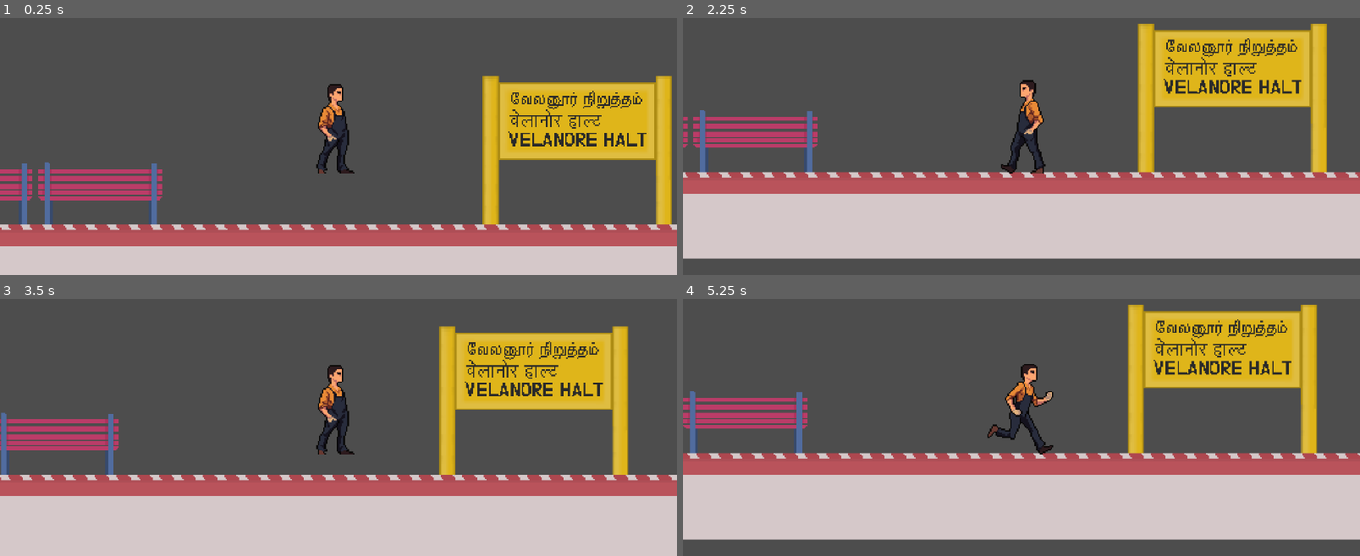
Above: before the commit, frames 1-4 (two rows, left to right).
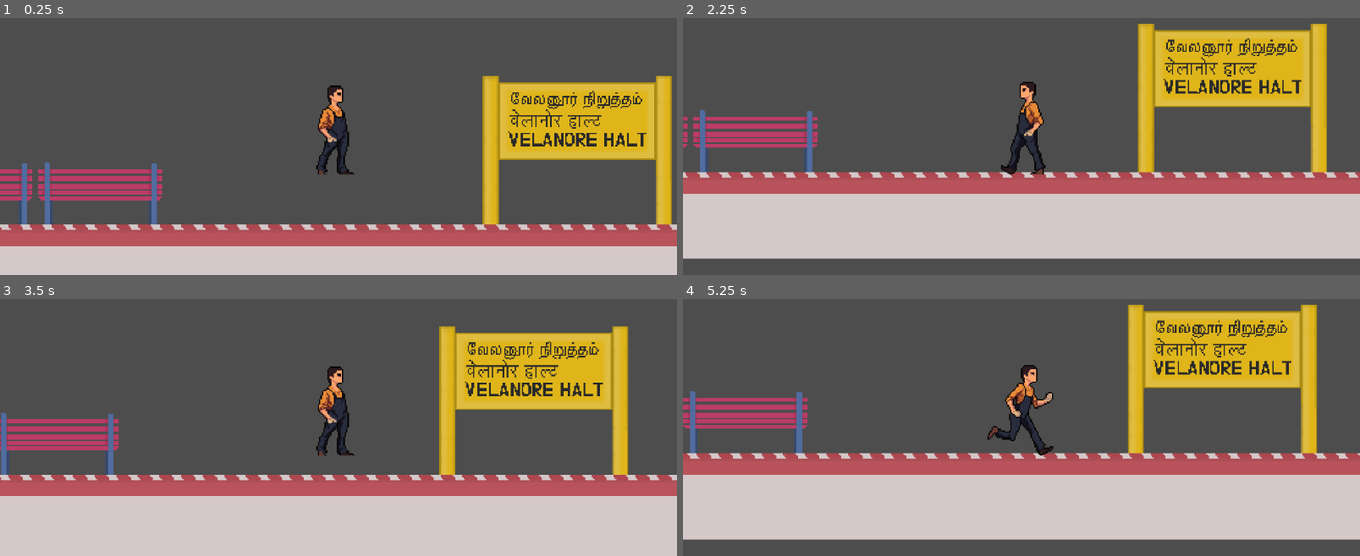
Above: after the commit, the same moments.

Repository: nareshkarthigeyan/velanorehalt
Game: Godot game, scene res://Main.tscn
Two runs of this game, one before a commit and one after it. Both use one fixed random seed, a clock stepped at 60 frames per second and the inputs below.
Inputs (mouse positions are in pixels of both pictures, inside the frame that each line leads up to):
- Up to frame 1 (0.25 s): no input
- Up to frame 2 (2.25 s): tap Enter (ui_accept) at 0.5, 0.77, 1.52, 2 s; move the mouse to (1170, 66) at 0.52 s; hold Right (ui_right) 0.53-2.03 s; tap E (interact) at 0.6, 1.35, 2.1 s; click (1170, 66) at 0.67 s; move the mouse to (886, 102) at 1.27 s; move the mouse to (outside the picture) at 2.02 s; hold Left (ui_left) from 2.03 s (still down)
- Up to frame 3 (3.5 s): move the mouse to (304, 442) at 2.77 s; release Left (ui_left) at 2.78 s; hold Right (ui_right) from 2.78 s (still down); tap E (interact) at 2.85 s; click (304, 442) at 2.92 s; tap Enter (ui_accept) at 3.02 s
- Up to frame 4 (5.25 s): move the mouse to (1224, 422) at 3.52 s; tap E (interact) at 3.6, 4.35, 5.1 s; tap Enter (ui_accept) at 3.77, 4.25, 4.52 s; move the mouse to (818, 309) at 4.27 s; release Right (ui_right) at 4.28 s; hold Left (ui_left) 4.28-5.03 s; move the mouse to (1055, 365) at 5.02 s; hold Right (ui_right) from 5.03 s (still down); click (1055, 365) at 5.17 s

The runs differ from the first frame. In frame 1, 0.4% of the frame differs, in the area x 46-53%, y 25-61%; in frame 2, 0.4%; in frame 3, 0.4%; in frame 4, 0.5%, in the area x 45-55%, y 25-62%.

Commit message:
feature bit buggy but it works

Diff:
--- a/Player/Script/RunState.gd
+++ b/Player/Script/RunState.gd
@@ -31,6 +31,7 @@
 func HandleInput(event: InputEvent) -> State:
 	if event.is_action_pressed(player.interaction_key):
 		if player.can_board and player.current_train and player.boarding_marker:
+			player.AnimatedPlayerSprite.play("idle")
 			return player.state_machine.get_node("BoardedState")
 
 	if event is InputEventScreenTouch and event.pressed:
--- a/Player/player.tscn
+++ b/Player/player.tscn
@@ -221,7 +221,7 @@
 script = ExtResource("1_i3pqv")
 
 [node name="AnimatedSprite2D" type="AnimatedSprite2D" parent="."]
-position = Vector2(5, -65)
+position = Vector2(5, -64)
 sprite_frames = SubResource("SpriteFrames_i3pqv")
 animation = &"idle"
 autoplay = "idle"
